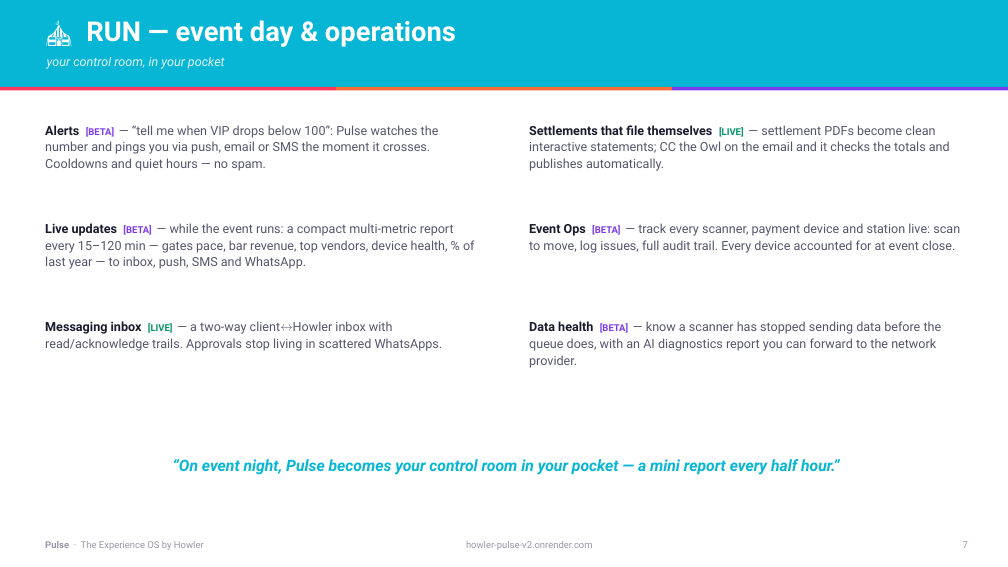
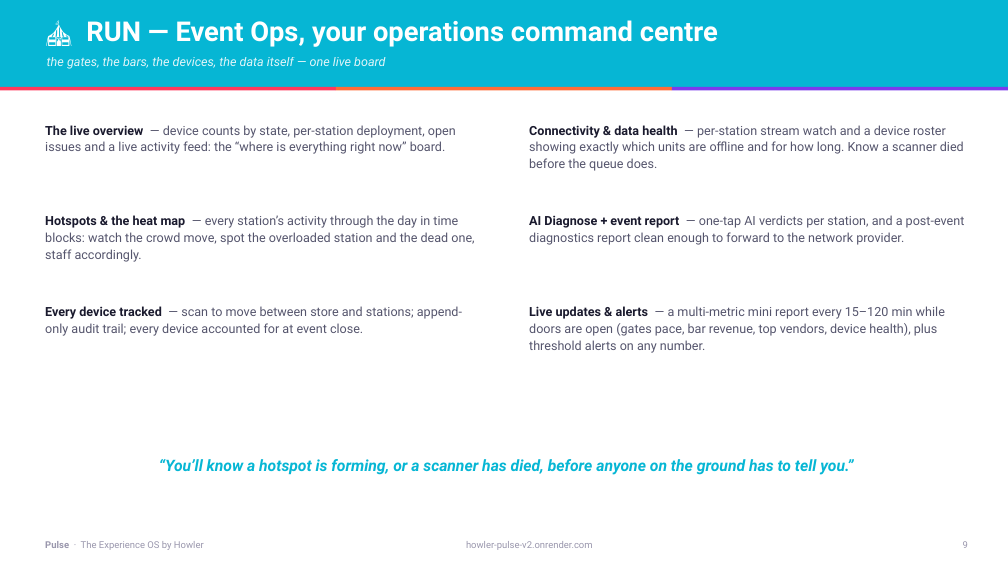
Before and after one commit to Shai-Xai/Shai-looker2, a slide deck: slide 9 of docs/sales-collateral/Pulse-Sales-Deck.pptx (slide 7 before the commit). Drawn at 1008x567 pixels with LibreOffice and Linux fonts; fonts in the diff are those of the drawing. Boxes give left, top, right and bottom in pixels: in the first picture for what was removed or moved away, otherwise in the second. Text is boxed around its words. In the diff, an @@ line names an element or a change of style, - is before the commit and + after.

```diff
--- a/docs/sales-collateral/Pulse-Sales-Deck.pptx
+++ b/docs/sales-collateral/Pulse-Sales-Deck.pptx
@@ text at [86,20,718,47]: text changed @@
-🎪 RUN — event day & operations
+🎪 RUN — Event Ops, your operations command centre
@@ text at [47,57,385,69]: text changed @@
-your control room, in your pocket
+the gates, the bars, the devices, the data itself — one live board
@@ text at [45,125,456,154]: text changed @@
-Alerts [BETA] — “tell me when VIP drops below 100”: Pulse watches the number and pings you via push, email or SMS the moment it crosses. Cooldowns and quiet hours — no spam.
+The live overview — device counts by state, per-station deployment, open issues and a live activity feed: the “where is everything right now” board.
@@ text at [529,125,964,171]: text changed @@
-Settlements that file themselves [LIVE] — settlement PDFs become clean interactive statements; CC the Owl on the email and it checks the totals and publishes automatically.
+Connectivity & data health — per-station stream watch and a device roster showing exactly which units are offline and for how long. Know a scanner died before the queue does.
@@ text at [45,215,474,262]: text changed @@
-Live updates [BETA] — while the event runs: a compact multi-metric report every 15–120 min — gates pace, bar revenue, top vendors, device health, % of last year — to inbox, push, SMS and WhatsApp.
+Hotspots & the heat map — every station’s activity through the day in time blocks: watch the crowd move, spot the overloaded station and the dead one, staff accordingly.
@@ text at [529,215,965,245]: text changed @@
-Event Ops [BETA] — track every scanner, payment device and station live: scan to move, log issues, full audit trail. Every device accounted for at event close.
+AI Diagnose + event report — one-tap AI verdicts per station, and a post-event diagnostics report clean enough to forward to the network provider.
@@ text at [45,306,462,336]: text changed @@
-Messaging inbox [LIVE] — a two-way client↔Howler inbox with read/acknowledge trails. Approvals stop living in scattered WhatsApps.
+Every device tracked — scan to move between store and stations; append-only audit trail; every device accounted for at event close.
@@ text at [529,306,945,353]: text changed @@
-Data health [BETA] — know a scanner has stopped sending data before the queue does, with an AI diagnostics report you can forward to the network provider.
+Live updates & alerts — a multi-metric mini report every 15–120 min while doors are open (gates pace, bar revenue, top vendors, device health), plus threshold alerts on any number.
@@ text at [159,459,853,475]: text changed @@
-“On event night, Pulse becomes your control room in your pocket — a mini report every half hour.”
+“You’ll know a hotspot is forming, or a scanner has died, before anyone on the ground has to tell you.”
```
Also in this commit, not shown: 5 other slides changed, 2 slides added, 4 other files.
